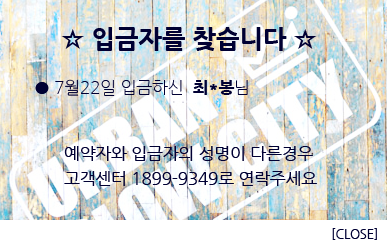
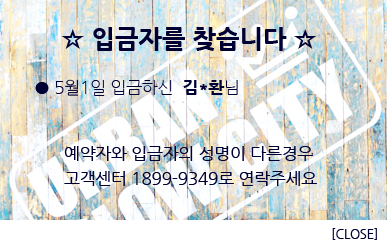
Layered file, before and after one edit (387x240). Changes by layer:
renamed "● 7월22일 입금하신 최*봉님" to "● 5월1일 입금하신 김*환님", painted on it over [left=55, top=80, right=248, bottom=96]
